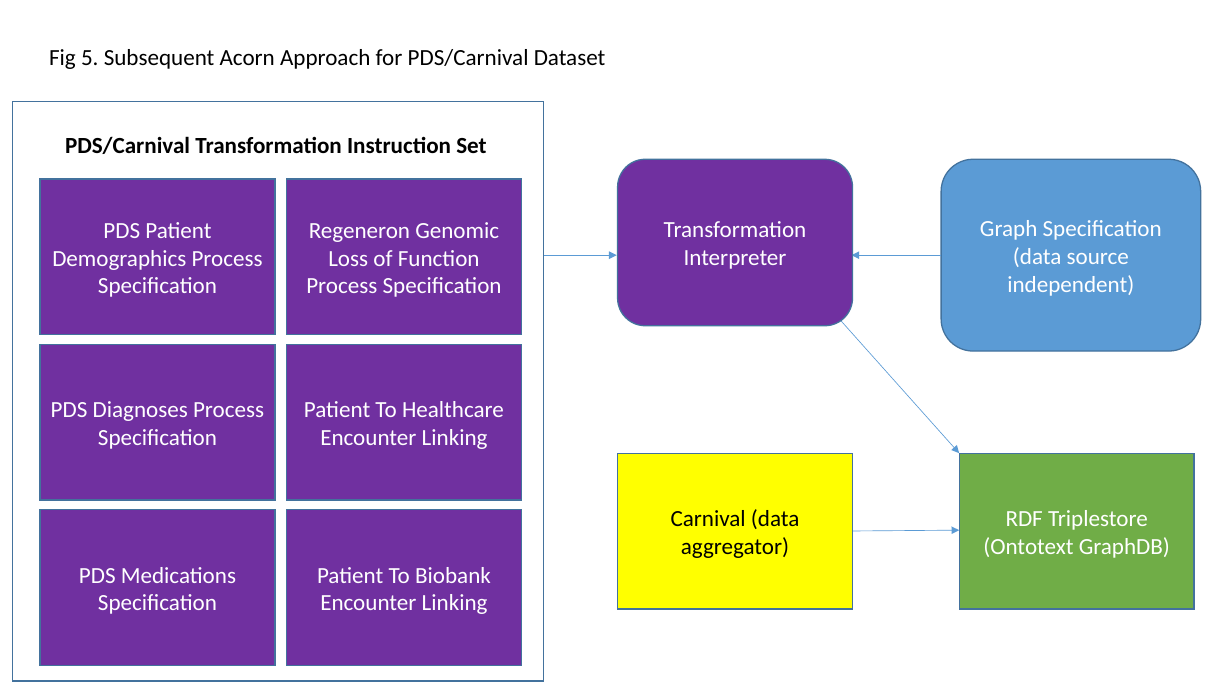
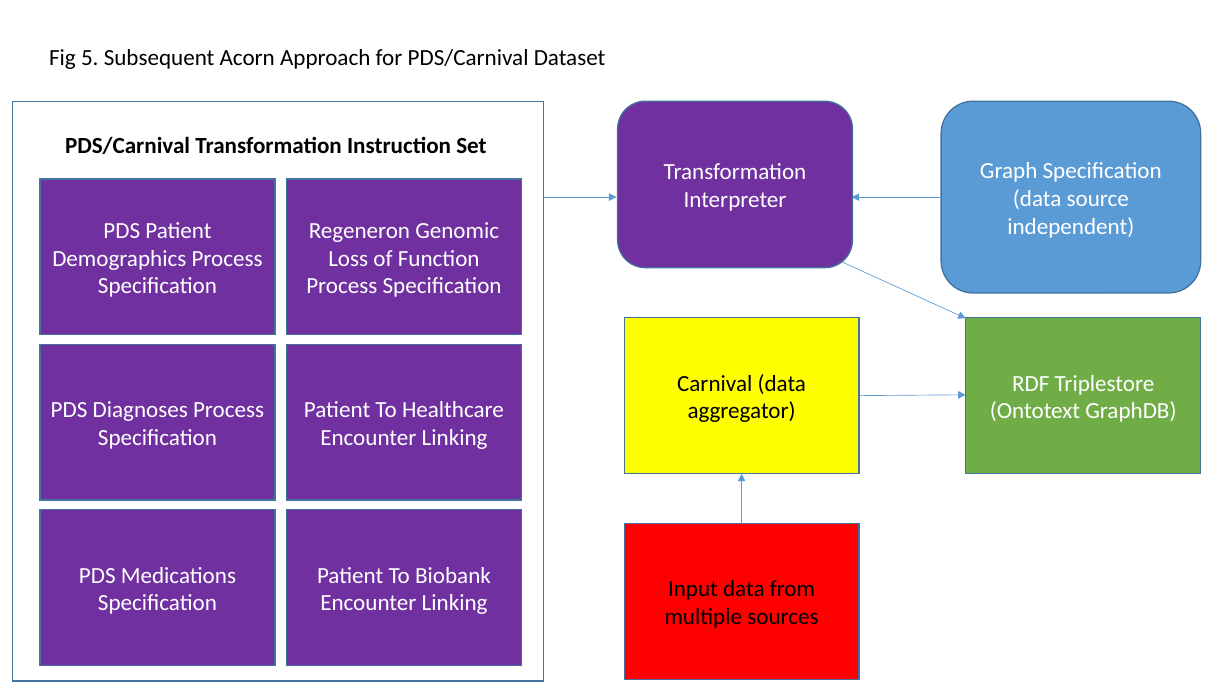
Before and after one commit to PennTURBO/semantic-engine, a slide deck: slide 5 of Acorn_diagrams.pptx. Drawn at 1232x693 pixels with LibreOffice and Linux fonts; fonts in the diff are those of the drawing. Boxes give left, top, right and bottom in pixels: in the first picture for what was removed or moved away, otherwise in the second. Text is boxed around its words. In the diff, an @@ line names an element or a change of style, - is before the commit and + after.

```diff
--- a/Acorn_diagrams.pptx
+++ b/Acorn_diagrams.pptx
@@ rounded rectangle "Transformation Interpreter" moved from (x1=617, y1=159, x2=852, y2=325) to (x1=617, y1=102, x2=852, y2=268) @@
@@ rounded rectangle "Graph Specification" moved from (x1=942, y1=159, x2=1202, y2=351) to (x1=942, y1=102, x2=1202, y2=294) @@
@@ arrow moved from (544, 255) - (616, 255) to (544, 197) - (616, 197) @@
@@ arrow moved from (942, 255) - (852, 255) to (942, 197) - (852, 197) @@
@@ arrow moved from (839, 319) - (959, 453) to (839, 261) - (966, 319) @@
@@ rectangle "Carnival (data aggregator)" moved from (x1=617, y1=453, x2=852, y2=609) to (x1=625, y1=318, x2=860, y2=474) @@
@@ rectangle "RDF Triplestore (Ontotext GraphDB)" moved from (x1=959, y1=453, x2=1194, y2=609) to (x1=966, y1=318, x2=1201, y2=474) @@
@@ arrow moved from (845, 531) - (959, 531) to (851, 396) - (966, 395) @@
@@ arrow added from (742, 524) to (742, 474), #5B9BD5 0.5 pt @@
@@ rectangle added at (x1=625, y1=524, x2=860, y2=680), fill #FF0000, outline #43739E 1 pt, 18 pt, text #000000 @@
+Input data from multiple sources
```
Also in this commit, not shown: 1 other slide changed, 1 slide added, 2 other files.
